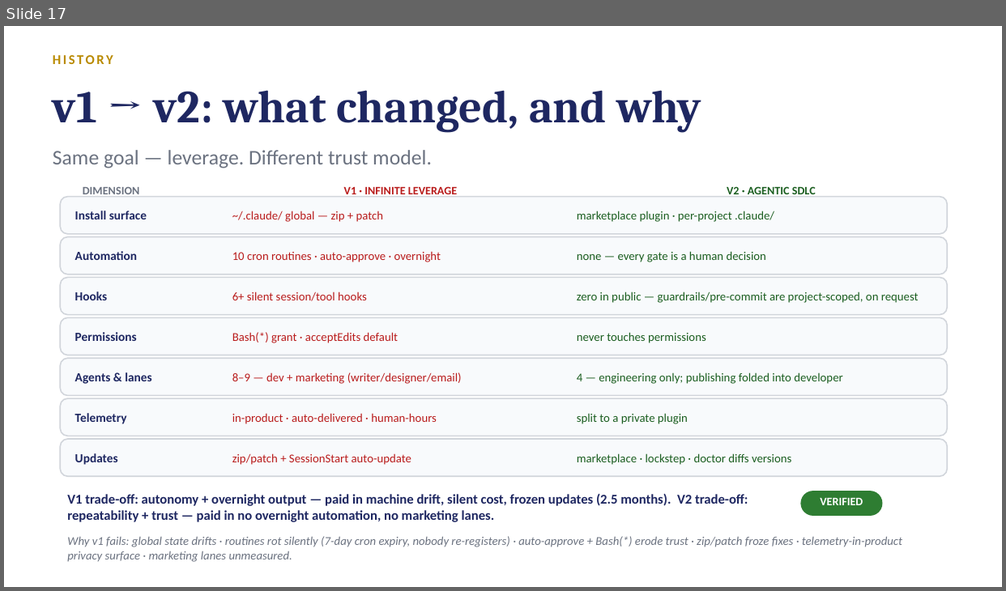
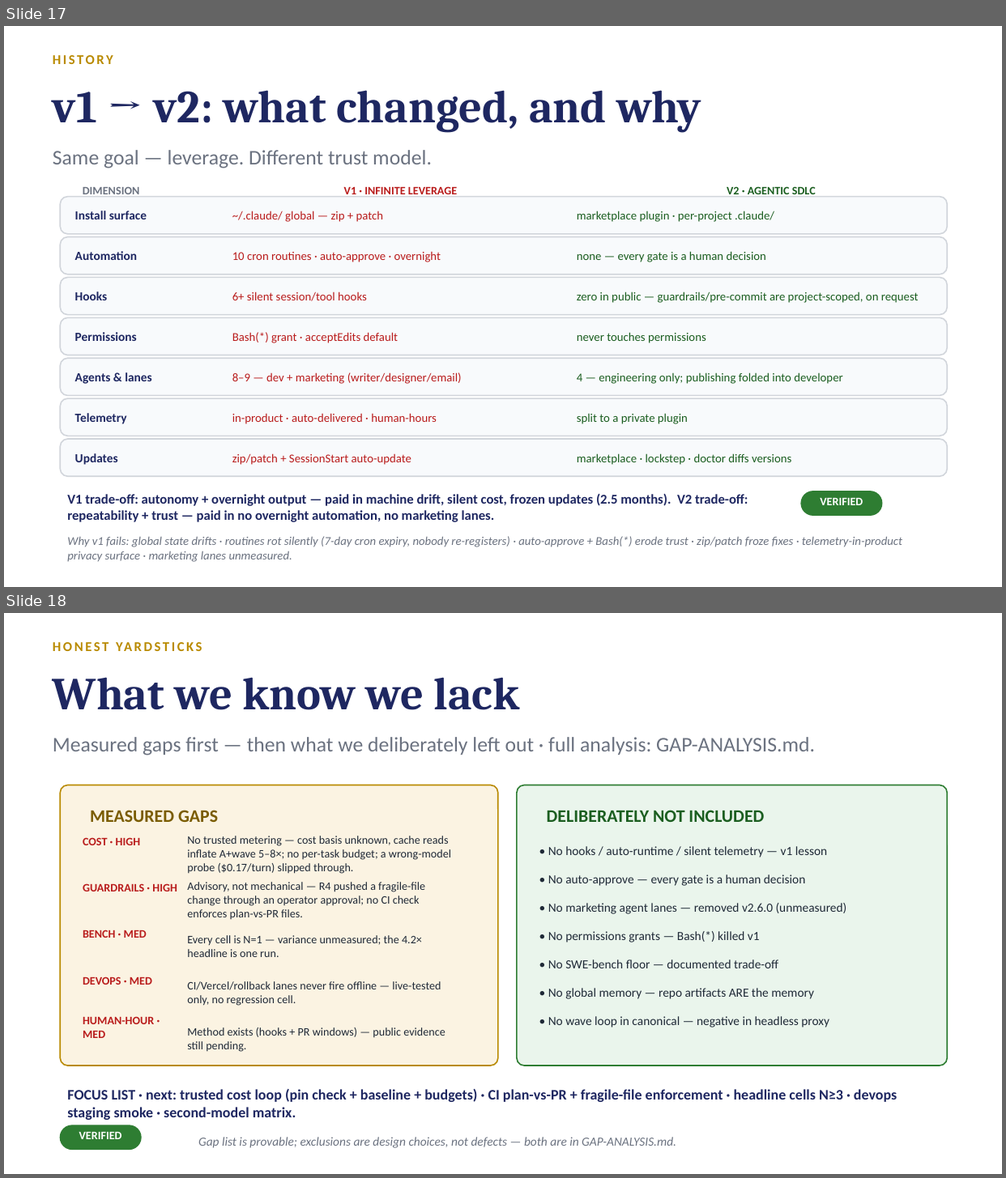
Before and after one commit to trac41799/claude-code-agentic-sdlc, a slide deck: docs/slides/Agentic-SDLC-Tech-Audience.pptx. Shown one above the other, each under a label of ours: slide 17 before the commit, slides 17 and 18 after it. The pictures are 1006x591 and 1006x1178 pixels, drawn with LibreOffice and Linux fonts; fonts in the diff are those of the drawing. Boxes give left, top, right and bottom in pixels: in the first picture for what was removed or moved away, otherwise in the second. Text is boxed around its words. In the diff, an @@ line names an element or a change of style, - is before the commit and + after.

Commit message:
deck: gap-analysis slide (measured gaps COST/GUARDRAILS/BENCH/DEVOPS/HUMAN-HOUR + deliberate exclusions + focus list) + docs/slides/GAP-ANALYSIS.md + refreshed close slide focus list; 19 slides

```diff
--- a/docs/slides/Agentic-SDLC-Tech-Audience.pptx
+++ b/docs/slides/Agentic-SDLC-Tech-Audience.pptx
@@ slide 18 added at (x1=4, y1=613, x2=1002, y2=1174), background #FFFFFF @@
@@ text added at (x1=45, y1=634, x2=944, y2=658), 13 pt, text #B98A00, bold @@
+HONEST YARDSTICKS
@@ text added at (x1=53, y1=677, x2=520, y2=710), 44 pt, text #1E2761, bold @@
+What we know we lack
@@ text added at (x1=53, y1=737, x2=815, y2=756), 20 pt, text #6B7280 @@
+Measured gaps first — then what we deliberately left out · full analysis: GAP-ANALYSIS.md.
@@ rounded rectangle added at (x1=60, y1=786, x2=498, y2=1066), fill #FBF3E2, outline #B98A00 1.25 pt @@
@@ rounded rectangle added at (x1=517, y1=786, x2=948, y2=1066), fill #EAF5EC, outline #2E7D32 1.25 pt @@
@@ text added at (x1=90, y1=810, x2=218, y2=822), 17 pt, text #7A5C00, bold @@
+MEASURED GAPS
@@ text added at (x1=547, y1=810, x2=764, y2=822), 17 pt, text #1B5E20, bold @@
+DELIBERATELY NOT INCLUDED
@@ text added at (x1=83, y1=837, x2=141, y2=845), 11 pt, text #B91C1C, bold @@
+COST · HIGH
@@ text added at (x1=187, y1=836, x2=451, y2=874), 11 pt, text #1F2937 @@
+No trusted metering — cost basis unknown, cache reads inflate A+wave 5–8×; no per-task budget; a wrong-model probe ($0.17/turn) slipped through.
@@ text added at (x1=548, y1=846, x2=827, y2=858), 12 pt, text #1F2937 @@
+• No hooks / auto-runtime / silent telemetry — v1 lesson
@@ text added at (x1=548, y1=875, x2=805, y2=886), 12 pt, text #1F2937 @@
+• No auto-approve — every gate is a human decision
@@ text added at (x1=83, y1=884, x2=177, y2=892), 11 pt, text #B91C1C, bold @@
+GUARDRAILS · HIGH
@@ text added at (x1=187, y1=882, x2=425, y2=919), 11 pt, text #1F2937 @@
+Advisory, not mechanical — R4 pushed a fragile-file change through an operator approval; no CI check enforces plan-vs-PR files.
@@ text added at (x1=548, y1=903, x2=847, y2=914), 12 pt, text #1F2937 @@
+• No marketing agent lanes — removed v2.6.0 (unmeasured)
@@ text added at (x1=83, y1=930, x2=147, y2=938), 11 pt, text #B91C1C, bold @@
+BENCH · MED
@@ text added at (x1=187, y1=935, x2=422, y2=957), 11 pt, text #1F2937 @@
+Every cell is N=1 — variance unmeasured; the 4.2× headline is one run.
@@ text added at (x1=548, y1=931, x2=760, y2=943), 12 pt, text #1F2937 @@
+• No permissions grants — Bash(*) killed v1
@@ text added at (x1=83, y1=977, x2=152, y2=985), 11 pt, text #B91C1C, bold @@
+DEVOPS · MED
@@ text added at (x1=548, y1=960, x2=778, y2=969), 12 pt, text #1F2937 @@
+• No SWE-bench floor — documented trade-off
@@ text added at (x1=187, y1=982, x2=441, y2=1006), 11 pt, text #1F2937 @@
+CI/Vercel/rollback lanes never fire offline — live-tested only, no regression cell.
@@ text added at (x1=548, y1=988, x2=814, y2=999), 12 pt, text #1F2937 @@
+• No global memory — repo artifacts ARE the memory
@@ text added at (x1=83, y1=1016, x2=154, y2=1038), 11 pt, text #B91C1C, bold @@
+HUMAN-HOUR · MED
@@ text added at (x1=548, y1=1016, x2=829, y2=1028), 12 pt, text #1F2937 @@
+• No wave loop in canonical — negative in headless proxy
@@ text added at (x1=187, y1=1028, x2=445, y2=1052), 11 pt, text #1F2937 @@
+Method exists (hooks + PR windows) — public evidence still pending.
@@ text added at (x1=67, y1=1089, x2=897, y2=1120), 14 pt, text #1E2761, bold @@
+FOCUS LIST · next: trusted cost loop (pin check + baseline + budgets) · CI plan-vs-PR + fragile-file enforcement · headline cells N≥3 · devops staging smoke · second-model matrix.
@@ rounded rectangle added at (x1=60, y1=1126, x2=141, y2=1150), fill #2E7D32, outline #2E7D32 1 pt @@
@@ text added at (x1=79, y1=1132, x2=122, y2=1139), 11 pt, text #FFFFFF, bold @@
+VERIFIED
@@ text added at (x1=198, y1=1137, x2=676, y2=1148), 12 pt, text #6B7280, italic @@
+Gap list is provable; exclusions are design choices, not defects — both are in GAP-ANALYSIS.md.
```
Also in this commit, not shown: 1 slide changed, 2 other files.
